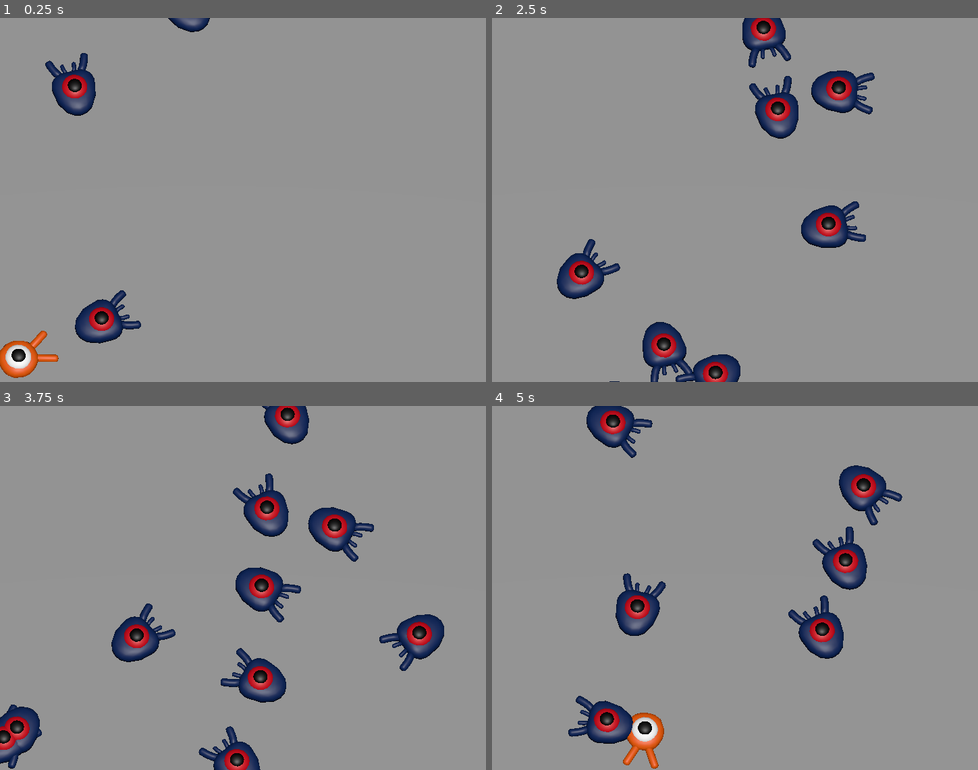
Above: before the commit, frames 1-4 (two rows, left to right).
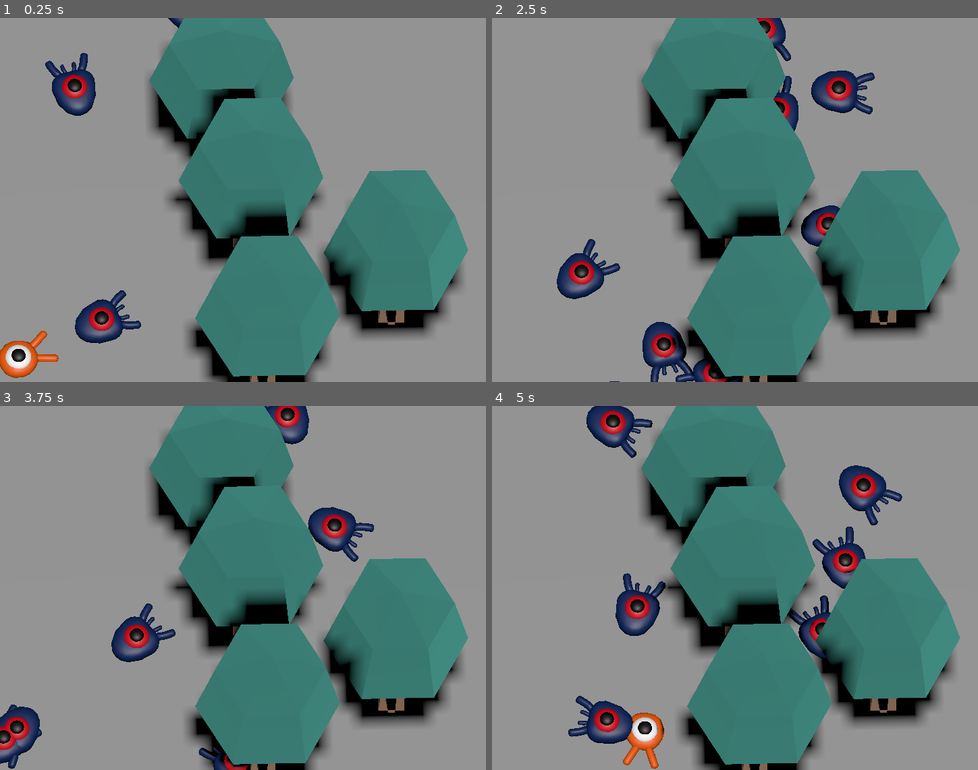
Above: after the commit, the same moments.

Repository: meowredstar/lou-et-jyothi
Game: Godot game, scene res://main.tscn
The game is run twice, just before and just after one commit, with the same random seed, the same clock (stepped at 60 frames per second) and the same inputs.
Inputs:
- Up to frame 1 (0.25 s): no input
- Up to frame 2 (2.5 s): no input
- Up to frame 3 (3.75 s): no input
- Up to frame 4 (5 s): no input

The runs differ from the first frame. In frame 1, 37% of the frame differs, in the area x 30-97%, y 0-100%; in frame 2, 37%; in frame 3, 37%; in frame 4, 37%, in the area x 28-97%, y 0-100%.

Commit message:
Ajout modèle arbre en feu et spawn aléatoire arbre sur le terrain

Diff:
--- a/wokeworld/fire.tscn
+++ b/wokeworld/fire_tree.tscn
@@ -1,6 +1,7 @@
 [gd_scene format=4 uid="uid://c1cthpb3yntve"]
 
 [ext_resource type="Texture2D" uid="uid://cklr51ohxmy2k" path="res://art/zer0nim/fire_Fire.png" id="1_2pqqt"]
+[ext_resource type="PackedScene" uid="uid://o4resmt5mpdy" path="res://tree.tscn" id="1_5ltu8"]
 
 [sub_resource type="StandardMaterial3D" id="StandardMaterial3D_lxrgy"]
 resource_name = "Fire"
@@ -403,9 +404,15 @@
 states/burn/position = Vector2(285, 74)
 transitions = ["Start", "burn", SubResource("AnimationNodeStateMachineTransition_5ltu8")]
 
-[node name="Fire" type="AnimatableBody3D" unique_id=773875022]
+[sub_resource type="BoxShape3D" id="BoxShape3D_5ltu8"]
+size = Vector3(0.2529297, 1.6877441, 0.2647705)
+
+[node name="Tree_fire" type="AnimatableBody3D" unique_id=773875022]
+
+[node name="Tree" parent="." unique_id=1785914561 instance=ExtResource("1_5ltu8")]
 
 [node name="fire" type="Node3D" parent="." unique_id=1854047331]
+transform = Transform3D(1, 0, 0, 0, 1, 0, 0, 0, 1, 0, 1.0168929, 0)
 
 [node name="Armature" type="Node3D" parent="fire" unique_id=992793979]
 
@@ -415,245 +422,245 @@
 bones/0/rest = Transform3D(-0.50069666, 0, 0.865623, 0, 1, 0, -0.865623, 0, -0.50069666, -0.07465663, -0.034400515, -0.00065605936)
 bones/0/enabled = true
 bones/0/position = Vector3(-0.07465663, -0.034400515, -0.00065605936)
-bones/0/rotation = Quaternion(0.0128821805, 0.8660818, 0.0129595045, 0.49956843)
+bones/0/rotation = Quaternion(0.027032945, 0.8655882, 0.02721994, 0.49928492)
 bones/0/scale = Vector3(1.0000001, 1, 1.0000001)
 bones/1/name = "Bone.028"
 bones/1/parent = 0
 bones/1/rest = Transform3D(1, 0, 0, 0, 1, 0, 0, 0, 1, -0.073216, -0.025026783, -0.20040092)
 bones/1/enabled = true
 bones/1/position = Vector3(-0.073216, -0.025026783, -0.20040092)
-bones/1/rotation = Quaternion(-0.0021375034, 6.302792e-08, 0.007880253, 0.9999667)
+bones/1/rotation = Quaternion(-0.01006713, 5.4190146e-09, 0.037113983, 0.99926037)
 bones/1/scale = Vector3(1, 1, 1)
 bones/2/name = "Bone.029"
 bones/2/parent = 1
 bones/2/rest = Transform3D(1, 0, 0, 0, 1, 0, 0, 0, 1, 0, 0.1845668, 0)
 bones/2/enabled = true
 bones/2/position = Vector3(0, 0.1845668, 0)
-bones/2/rotation = Quaternion(-0.0060811294, -2.5522106e-05, 0.022014638, 0.99973917)
+bones/2/rotation = Quaternion(0.025852244, -1.2723939e-06, -0.0953125, 0.99511164)
 bones/2/scale = Vector3(1, 1, 1)
 bones/3/name = "Bone.030"
 bones/3/parent = 2
 bones/3/rest = Transform3D(1, 0, 0, 0, 1, 0, 0, 0, 1, 0, 0.18023059, 0)
 bones/3/enabled = true
 bones/3/position = Vector3(0, 0.18023059, 0)
-bones/3/rotation = Quaternion(0.036989845, -4.822598e-05, -0.13475356, 0.99018854)
+bones/3/rotation = Quaternion(-0.046243686, -0.00018513235, 0.16926186, 0.9844857)
 bones/3/scale = Vector3(1, 1, 1)
 bones/4/name = "Bone.031"
 bones/4/parent = 3
 bones/4/rest = Transform3D(1, 0, 0, 0, 0.99999994, 0, 0, 0, 1, 0, 0.18242848, 0)
 bones/4/enabled = true
 bones/4/position = Vector3(0, 0.18242848, 0)
-bones/4/rotation = Quaternion(0.031239148, 7.585768e-05, -0.11345413, 0.99305207)
+bones/4/rotation = Quaternion(-0.012072094, 0.00046360816, 0.048347212, 0.9987576)
 bones/4/scale = Vector3(1, 0.99999994, 1)
 bones/5/name = "Bone.032"
 bones/5/parent = 4
 bones/5/rest = Transform3D(1, 0, 2.9802322e-08, 0, 1, 0, -2.9802322e-08, 0, 1, -1.8626451e-08, 0.18462634, -1.4901161e-08)
 bones/5/enabled = true
 bones/5/position = Vector3(-1.8626451e-08, 0.18462634, -1.4901161e-08)
-bones/5/rotation = Quaternion(-0.029752754, 0.00048954354, 0.11283643, 0.99316794)
+bones/5/rotation = Quaternion(0.023956448, -5.9866575e-06, -0.086724825, 0.99594426)
 bones/5/scale = Vector3(1, 1, 1)
 bones/6/name = "Bone.033"
 bones/6/parent = 5
 bones/6/rest = Transform3D(1, 0, 2.9802322e-08, 0, 1, 0, -2.9802322e-08, 0, 1, -1.8626451e-08, 0.15019208, -1.4901161e-08)
 bones/6/enabled = true
 bones/6/position = Vector3(-1.8626451e-08, 0.15019208, -1.4901161e-08)
-bones/6/rotation = Quaternion(-0.031763643, 0.00052113476, 0.118027925, 0.9925021)
+bones/6/rotation = Quaternion(0.016373718, -6.117824e-05, -0.060421668, 0.9980387)
 bones/6/scale = Vector3(1, 1, 1)
 bones/7/name = "Bone.034"
 bones/7/parent = 6
 bones/7/rest = Transform3D(1, 0, 2.9802322e-08, 0, 1, 0, -2.9802322e-08, 0, 1, -1.8626451e-08, 0.14469725, -1.4901161e-08)
 bones/7/enabled = true
 bones/7/position = Vector3(-1.8626451e-08, 0.14469725, -1.4901161e-08)
-bones/7/rotation = Quaternion(-0.050426066, 0.00015258102, 0.17837273, 0.98267007)
+bones/7/rotation = Quaternion(0.047025673, -0.001837072, -0.19880387, 0.9789088)
 bones/7/scale = Vector3(1, 1, 1)
 bones/8/name = "Bone.021"
 bones/8/parent = 0
 bones/8/rest = Transform3D(1, 0, 0, 0, 1, 0, 0, 0, 1, -0.29244894, -0.011836484, 0.053961158)
 bones/8/enabled = true
 bones/8/position = Vector3(-0.29244894, -0.011836484, 0.053961158)
-bones/8/rotation = Quaternion(0.0054609897, -3.400393e-08, 0.0014812442, 0.999984)
+bones/8/rotation = Quaternion(0.015481316, -7.490495e-09, 0.004199898, 0.99987143)
 bones/8/scale = Vector3(1, 1, 1)
 bones/9/name = "Bone.022"
 bones/9/parent = 8
 bones/9/rest = Transform3D(1, 0, 0, 0, 1, 0, 0, 0, 1, 7.450581e-09, 0.1845668, 0)
 bones/9/enabled = true
 bones/9/position = Vector3(7.450581e-09, 0.1845668, 0)
-bones/9/rotation = Quaternion(0.018197063, -3.7888243e-05, 0.005097907, 0.9998214)
+bones/9/rotation = Quaternion(-0.08533438, -5.325233e-06, -0.023203792, 0.9960821)
 bones/9/scale = Vector3(1, 1, 1)
 bones/10/name = "Bone.023"
 bones/10/parent = 9
 bones/10/rest = Transform3D(1, 0, 0, 0, 1, 0, 0, 0, 1, 7.450581e-09, 0.18023056, 0)
 bones/10/enabled = true
 bones/10/position = Vector3(7.450581e-09, 0.18023056, 0)
-bones/10/rotation = Quaternion(-0.089147285, 1.37476345e-05, -0.02425931, 0.995723)
+bones/10/rotation = Quaternion(0.2458564, -0.00028063025, 0.06749999, 0.96695316)
 bones/10/scale = Vector3(1, 1, 1)
 bones/11/name = "Bone.024"
 bones/11/parent = 10
 bones/11/rest = Transform3D(1, 0, 0, 0, 1, 0, 0, 0, 1, 7.450581e-09, 0.18242842, 0)
 bones/11/enabled = true
 bones/11/position = Vector3(7.450581e-09, 0.18242842, 0)
-bones/11/rotation = Quaternion(-0.13273565, 8.097535e-05, -0.036393605, 0.9904831)
+bones/11/rotation = Quaternion(0.021243975, 0.0004619022, 0.005838904, 0.9997572)
 bones/11/scale = Vector3(1, 1, 1)
 bones/12/name = "Bone.025"
 bones/12/parent = 11
 bones/12/rest = Transform3D(1, 0, 0, 0, 1, 0, 0, 0, 1, 7.450581e-09, 0.18462646, 0)
 bones/12/enabled = true
 bones/12/position = Vector3(7.450581e-09, 0.18462646, 0)
-bones/12/rotation = Quaternion(0.059820134, 0.00041998446, 0.015787203, 0.99808425)
+bones/12/rotation = Quaternion(-0.11295301, 0.00045300846, -0.030445328, 0.9931338)
 bones/12/scale = Vector3(1, 1, 1)
 bones/13/name = "Bone.026"
 bones/13/parent = 12
 bones/13/rest = Transform3D(1, 0, 2.3841858e-07, 0, 0.99999994, 0, -2.3841858e-07, 0, 1, 7.450581e-09, 0.15019214, 0)
 bones/13/enabled = true
 bones/13/position = Vector3(7.450581e-09, 0.15019214, 0)
-bones/13/rotation = Quaternion(0.16781221, 0.0005500993, 0.045491856, 0.9847687)
+bones/13/rotation = Quaternion(-0.13007459, 0.00037136942, -0.03615849, 0.99084467)
 bones/13/scale = Vector3(1, 0.99999994, 1)
 bones/14/name = "Bone.027"
 bones/14/parent = 13
 bones/14/rest = Transform3D(1, 0, -2.0861626e-07, 0, 1, 0, 2.0861626e-07, 0, 1, -1.4901161e-08, 0.14469719, 9.313226e-10)
 bones/14/enabled = true
 bones/14/position = Vector3(-1.4901161e-08, 0.14469719, 9.313226e-10)
-bones/14/rotation = Quaternion(0.12317975, 0.00041932103, 0.033320595, 0.99182475)
+bones/14/rotation = Quaternion(-0.12590572, -1.9147756e-06, -0.0366018, 0.99136686)
 bones/14/scale = Vector3(1, 1, 1)
 bones/15/name = "Bone.007"
 bones/15/parent = 0
 bones/15/rest = Transform3D(1, 0, 0, 0, 1, 0, 0, 0, 1, 0.22543731, -0.039718598, 0.019118443)
 bones/15/enabled = true
 bones/15/position = Vector3(0.22543731, -0.039718598, 0.019118443)
-bones/15/rotation = Quaternion(-0.0036360244, 4.7737564e-10, -0.0009860139, 0.9999929)
+bones/15/rotation = Quaternion(-0.027499361, 2.0968929e-09, -0.0074589965, 0.999594)
 bones/15/scale = Vector3(1, 1, 1)
 bones/16/name = "Bone.008"
 bones/16/parent = 15
 bones/16/rest = Transform3D(1, 0, 0, 0, 0.99999994, 0, 0, 0, 1, -7.450581e-09, 0.16617417, 0)
 bones/16/enabled = true
 bones/16/position = Vector3(-7.450581e-09, 0.16617417, 0)
-bones/16/rotation = Quaternion(-0.01930645, -5.694398e-06, -0.005264633, 0.9997997)
+bones/16/rotation = Quaternion(0.10529539, -3.0876395e-06, 0.028578786, 0.99403036)
 bones/16/scale = Vector3(1, 0.99999994, 1)
 bones/17/name = "Bone.009"
 bones/17/parent = 16
 bones/17/rest = Transform3D(1, 0, 2.9802322e-08, 0, 1, 0, -2.9802322e-08, 0, 1, 7.450581e-09, 0.16227008, -3.7252903e-09)
 bones/17/enabled = true
 bones/17/position = Vector3(7.450581e-09, 0.16227008, -3.7252903e-09)
-bones/17/rotation = Quaternion(0.07650313, -3.1722393e-05, 0.020774314, 0.996853)
+bones/17/rotation = Quaternion(-0.15272835, -0.0003047445, -0.04225446, 0.9873644)
 bones/17/scale = Vector3(1, 1, 1)
 bones/18/name = "Bone.010"
 bones/18/parent = 17
 bones/18/rest = Transform3D(1, 0, 2.9802322e-08, 0, 1, 0, -2.9802322e-08, 0, 1, 7.450581e-09, 0.16424897, -3.7252903e-09)
 bones/18/enabled = true
 bones/18/position = Vector3(7.450581e-09, 0.16424897, -3.7252903e-09)
-bones/18/rotation = Quaternion(0.08389204, 3.986896e-05, 0.023254551, 0.9962035)
+bones/18/rotation = Quaternion(-0.04644426, 0.00019521036, -0.011158265, 0.9988586)
 bones/18/scale = Vector3(1, 1, 1)
 bones/19/name = "Bone.011"
 bones/19/parent = 18
 bones/19/rest = Transform3D(1, 0, 2.9802322e-08, 0, 1, 0, -2.9802322e-08, 0, 1, 7.450581e-09, 0.16622788, -3.7252903e-09)
 bones/19/enabled = true
 bones/19/position = Vector3(7.450581e-09, 0.16622788, -3.7252903e-09)
-bones/19/rotation = Quaternion(-0.033333223, 1.3489212e-05, -0.00907985, 0.99940306)
+bones/19/rotation = Quaternion(0.08459914, -5.271974e-05, 0.022506896, 0.99616086)
 bones/19/scale = Vector3(1, 1, 1)
 bones/20/name = "Bone.012"
 bones/20/parent = 19
 bones/20/rest = Transform3D(1, 0, 2.9802322e-08, 0, 1, 0, -2.9802322e-08, 0, 1, 7.450581e-09, 0.13522488, -3.7252903e-09)
 bones/20/enabled = true
 bones/20/position = Vector3(7.450581e-09, 0.13522488, -3.7252903e-09)
-bones/20/rotation = Quaternion(-0.101323955, 2.1533993e-05, -0.027466156, 0.99447435)
+bones/20/rotation = Quaternion(0.075746834, -0.000176076, 0.020351673, 0.99691945)
 bones/20/scale = Vector3(1, 1, 1)
 bones/21/name = "Bone.013"
 bones/21/parent = 20
 bones/21/rest = Transform3D(1, 0, 2.9802322e-08, 0, 1, 0, -2.9802322e-08, 0, 1, 7.450581e-09, 0.13027781, -3.7252903e-09)
 bones/21/enabled = true
 bones/21/position = Vector3(7.450581e-09, 0.13027781, -3.7252903e-09)
-bones/21/rotation = Quaternion(-0.1225356, -7.1026814e-05, -0.03334226, 0.99190396)
+bones/21/rotation = Quaternion(0.104283325, -0.0012422884, 0.030020755, 0.99409366)
 bones/21/scale = Vector3(1, 1, 1)
 bones/22/name = "Bone.014"
 bones/22/parent = 0
 bones/22/rest = Transform3D(1, 0, 0, 0, 1, 0, 0, 0, 1, 0.0052268356, -0.024380192, 0.25593114)
 bones/22/enabled = true
 bones/22/position = Vector3(0.0052268356, -0.024380192, 0.25593114)
-bones/22/rotation = Quaternion(0.0052308226, 0.31617987, -0.00023366766, 0.9486848)
+bones/22/rotation = Quaternion(0.050757807, 0.21083948, 0.0063398257, 0.97618145)
 bones/22/scale = Vector3(1, 1, 1)
 bones/23/name = "Bone.015"
 bones/23/parent = 22
 bones/23/rest = Transform3D(1, 0, 0, 0, 1, 0, 0, 0, 1, 0, 0.1845668, 0)
 bones/23/enabled = true
 bones/23/position = Vector3(0, 0.1845668, 0)
-bones/23/rotation = Quaternion(0.0048631984, -8.0059246e-05, 0.0022916542, 0.9999856)
+bones/23/rotation = Quaternion(-0.12531073, 0.0022455489, -0.043646734, 0.99115443)
 bones/23/scale = Vector3(1, 1, 1)
 bones/24/name = "Bone.016"
 bones/24/parent = 23
 bones/24/rest = Transform3D(1, 0, 0, 0, 1, 0, 0, 0, 1, 0, 0.18023059, 0)
 bones/24/enabled = true
 bones/24/position = Vector3(0, 0.18023059, 0)
-bones/24/rotation = Quaternion(-0.09171756, 0.0013242674, -0.032142915, 0.99526536)
+bones/24/rotation = Quaternion(0.27521586, -0.006463598, 0.10314445, 0.9558115)
 bones/24/scale = Vector3(1, 1, 1)
 bones/25/name = "Bone.017"
 bones/25/parent = 24
 bones/25/rest = Transform3D(1, 0, 0, 0, 1, 0, 0, 0, 1, 0, 0.18242848, 0)
 bones/25/enabled = true
 bones/25/position = Vector3(0, 0.18242848, 0)
-bones/25/rotation = Quaternion(-0.08832728, 0.0020551402, -0.03264995, 0.99555415)
+bones/25/rotation = Quaternion(0.0076687513, 0.0020136521, -0.003229869, 0.9999634)
 bones/25/scale = Vector3(1, 1, 1)
 bones/26/name = "Bone.018"
 bones/26/parent = 25
 bones/26/rest = Transform3D(1, 0, 0, 0, 1, 0, 0, 0, 1, 0, 0.18462634, 0)
 bones/26/enabled = true
 bones/26/position = Vector3(0, 0.18462634, 0)
-bones/26/rotation = Quaternion(0.008079896, -1.9573776e-05, 0.0015131391, 0.99996626)
+bones/26/rotation = Quaternion(-0.10876146, 0.0017534196, -0.039123982, 0.99329615)
 bones/26/scale = Vector3(1, 1, 1)
 bones/27/name = "Bone.019"
 bones/27/parent = 26
 bones/27/rest = Transform3D(1, 0, 2.3841858e-07, 0, 0.99999994, 0, -2.3841858e-07, 0, 1, 0, 0.15019208, 0)
 bones/27/enabled = true
 bones/27/position = Vector3(0, 0.15019208, 0)
-bones/27/rotation = Quaternion(0.15235773, -0.0019955353, 0.054030873, 0.9868454)
+bones/27/rotation = Quaternion(-0.11625294, 0.00086784235, -0.039569277, 0.9924308)
 bones/27/scale = Vector3(1, 0.99999994, 1)
 bones/28/name = "Bone.020"
 bones/28/parent = 27
 bones/28/rest = Transform3D(1, 0, -2.0861626e-07, 0, 1, 0, 2.0861626e-07, 0, 1, 1.1175871e-08, 0.14469725, -7.450581e-09)
 bones/28/enabled = true
 bones/28/position = Vector3(1.1175871e-08, 0.14469725, -7.450581e-09)
-bones/28/rotation = Quaternion(0.17849351, -0.001767981, 0.06377899, 0.98187023)
+bones/28/rotation = Quaternion(-0.20303772, 0.0014827633, -0.070926555, 0.97659767)
 bones/28/scale = Vector3(1, 1, 1)
 bones/29/name = "Bone.001"
 bones/29/parent = -1
 bones/29/rest = Transform3D(-0.50069666, 0, 0.865623, 0, 1, 0, -0.865623, 0, -0.50069666, -0.07465663, 0.15920874, -0.00065605936)
 bones/29/enabled = true
 bones/29/position = Vector3(-0.07465663, 0.15920874, -0.00065605936)
-bones/29/rotation = Quaternion(0.007972996, 0.86614025, 0.008317326, 0.49966836)
+bones/29/rotation = Quaternion(-0.093359776, 0.8585993, -0.093912356, 0.49524924)
 bones/29/scale = Vector3(1.0000001, 1, 1.0000001)
 bones/30/name = "Bone.002"
 bones/30/parent = 29
 bones/30/rest = Transform3D(1, 0, 0, 0, 1, 0, 0, 0, 1, 1.8626451e-09, 0.18906057, -2.0081643e-09)
 bones/30/enabled = true
 bones/30/position = Vector3(1.8626451e-09, 0.18906057, -2.0081643e-09)
-bones/30/rotation = Quaternion(0.027045224, 3.6663092e-05, -0.100072704, 0.9946126)
+bones/30/rotation = Quaternion(-0.067749895, -0.0009263373, 0.242735, 0.96772355)
 bones/30/scale = Vector3(1, 1, 1)
 bones/31/name = "Bone.003"
 bones/31/parent = 30
 bones/31/rest = Transform3D(1, 0, 0, 0, 1, 0, 0, 0, 1, 1.8626451e-09, 0.1913661, -2.0081643e-09)
 bones/31/enabled = true
 bones/31/position = Vector3(1.8626451e-09, 0.1913661, -2.0081643e-09)
-bones/31/rotation = Quaternion(0.03903161, 0.00044768723, -0.1408861, 0.989256)
+bones/31/rotation = Quaternion(-0.0088902265, 0.0012732302, 0.040961523, 0.99912035)
 bones/31/scale = Vector3(1, 1, 1)
 bones/32/name = "Bone.004"
 bones/32/parent = 31
 bones/32/rest = Transform3D(1, 0, 0, 0, 1, 0, 0, 0, 1, 1.8626451e-09, 0.19367176, -2.0081643e-09)
 bones/32/enabled = true
 bones/32/position = Vector3(1.8626451e-09, 0.19367176, -2.0081643e-09)
-bones/32/rotation = Quaternion(-0.009923162, 0.00028836925, 0.037192374, 0.9992588)
+bones/32/rotation = Quaternion(0.029855886, 0.0005927385, -0.11219085, 0.993238)
 bones/32/scale = Vector3(1, 1, 1)
 bones/33/name = "Bone.005"
 bones/33/parent = 32
 bones/33/rest = Transform3D(1, 0, 0, 0, 1, 0, 0, 0, 1, 1.8626451e-09, 0.15755045, -2.0081643e-09)
 bones/33/enabled = true
 bones/33/position = Vector3(1.8626451e-09, 0.15755045, -2.0081643e-09)
-bones/33/rotation = Quaternion(-0.037607677, 0.00049446156, 0.14313713, 0.988988)
+bones/33/rotation = Quaternion(0.019864375, -7.1313196e-05, -0.07154396, 0.9972396)
 bones/33/scale = Vector3(1, 1, 1)
 bones/34/name = "Bone.006"
 bones/34/parent = 33
 bones/34/rest = Transform3D(1, 0, 0, 0, 1, 0, 0, 0, 1, 1.8626451e-09, 0.15178633, -2.0081643e-09)
 bones/34/enabled = true
 bones/34/position = Vector3(1.8626451e-09, 0.15178633, -2.0081643e-09)
-bones/34/rotation = Quaternion(-0.05075857, 0.00027896362, 0.18444505, 0.9815312)
+bones/34/rotation = Quaternion(0.054783292, -0.002238022, -0.20177013, 0.9778971)
 bones/34/scale = Vector3(1, 1, 1)
 
 [node name="flame" type="MeshInstance3D" parent="fire/Armature/Skeleton3D" unique_id=878428256]
@@ -671,3 +678,7 @@
 root_node = NodePath("../fire")
 tree_root = SubResource("AnimationNodeStateMachine_x6ecg")
 anim_player = NodePath("../fire/AnimationPlayer")
+
+[node name="CollisionShape3D" type="CollisionShape3D" parent="." unique_id=1237663275]
+transform = Transform3D(1, 0, 0, 0, 1, 0, 0, 0, 1, 0.022949219, 0.7869873, -0.008483887)
+shape = SubResource("BoxShape3D_5ltu8")
--- a/wokeworld/main.gd
+++ b/wokeworld/main.gd
@@ -2,8 +2,10 @@
 
 @export var player_scene: PackedScene
 @export var mob_scene: PackedScene
+@export var tree_scene: PackedScene
 @export var nb_mob: int = 100
 @export var nb_player: int = 100
+@export var nb_tree: int = 10
 
 func _ready() -> void:
 	var centre = $Ground/CollisionShape3D.position
@@ -30,6 +32,15 @@
 		mob.initialize(spawn_location, centre, width)
 		add_child(mob)
 
+	for i in range(nb_tree):
+		var tree = tree_scene.instantiate()
+		add_child(tree)
+		tree.set_global_position(Vector3(
+		randf_range(centre.x-width.x,centre.x+width.x),
+		0,
+		randf_range(centre.z-width.z,centre.z+width.z)
+		))
+
 #func _on_mob_timer_timeout() -> void:
 	## Create a new instance of the Mob scene.
 	#var mob = mob_scene.instantiate()
--- a/wokeworld/main.tscn
+++ b/wokeworld/main.tscn
@@ -3,6 +3,7 @@
 [ext_resource type="Script" uid="uid://cfb7xo35cn5fo" path="res://main.gd" id="1_0xm2m"]
 [ext_resource type="PackedScene" uid="uid://ceuu150fmggvr" path="res://player.tscn" id="1_ig7tw"]
 [ext_resource type="PackedScene" uid="uid://defdm2qdva75q" path="res://mob.tscn" id="2_h2yge"]
+[ext_resource type="PackedScene" uid="uid://o4resmt5mpdy" path="res://tree.tscn" id="4_1bvp3"]
 
 [sub_resource type="BoxShape3D" id="BoxShape3D_7dm0k"]
 size = Vector3(60, 2, 60)
@@ -28,6 +29,7 @@
 script = ExtResource("1_0xm2m")
 player_scene = ExtResource("1_ig7tw")
 mob_scene = ExtResource("2_h2yge")
+tree_scene = ExtResource("4_1bvp3")
 nb_mob = 12
 nb_player = 2
 
@@ -77,7 +79,7 @@
 debug_custom_color = Color(1, 0, 0, 1)
 
 [node name="SpawnLocation" type="PathFollow3D" parent="SpawnPath" unique_id=829987434]
-transform = Transform3D(0.00025673216, 0, -0.99999636, 0, 1, 0, 0.99999636, 0, 0.00025673216, -13.011819, 0, -14.012717)
+transform = Transform3D(0.00025673202, 0, -0.99999577, 0, 1, 0, 0.99999577, 0, 0.00025673202, -13.011819, 0, -14.012717)
 
 [node name="MobTimer" type="Timer" parent="." unique_id=1426009796]
 wait_time = 0.5
--- a/wokeworld/tree.tscn
+++ b/wokeworld/tree.tscn
@@ -3,12 +3,13 @@
 [ext_resource type="PackedScene" uid="uid://dlphvpyvfcn06" path="res://art/kenney/tree_default.glb" id="1_brfkd"]
 
 [sub_resource type="BoxShape3D" id="BoxShape3D_nnvrw"]
-size = Vector3(0.2529297, 1.6877441, 0.2647705)
+size = Vector3(0.14575195, 0.9702759, 0.14065552)
 
 [node name="Tree" type="StaticBody3D" unique_id=1785914561]
 
 [node name="tree" parent="." unique_id=449280584 instance=ExtResource("1_brfkd")]
+transform = Transform3D(10, 0, 0, 0, 10, 0, 0, 0, 10, 0, 0, 0)
 
 [node name="CollisionShape3D" type="CollisionShape3D" parent="." unique_id=1712768320]
-transform = Transform3D(1, 0, 0, 0, 1, 0, 0, 0, 1, 0.022949219, 0.7869873, -0.008483887)
+transform = Transform3D(10, 0, 0, 0, 10, 0, 0, 0, 10, 0.029052734, 4.3743286, 0.016082764)
 shape = SubResource("BoxShape3D_nnvrw")
--- a/wokeworld/tree_dark.tscn
+++ b/wokeworld/tree_dark.tscn
@@ -3,12 +3,13 @@
 [ext_resource type="PackedScene" uid="uid://c1k2ti3puw5nh" path="res://art/kenney/tree_default_dark.glb" id="1_ul43r"]
 
 [sub_resource type="BoxShape3D" id="BoxShape3D_ei27h"]
-size = Vector3(0.2529297, 1.6877441, 0.2647705)
+size = Vector3(0.95895386, 4.2424316, 0.89341736)
 
 [node name="TreeDark" type="StaticBody3D" unique_id=1960458145]
 
 [node name="tree_dark" parent="." unique_id=1811715163 instance=ExtResource("1_ul43r")]
+transform = Transform3D(5.372043, 0, 0, 0, 2.6516914, 0, 0, 0, 4.586445, 0, 0, 0)
 
 [node name="CollisionShape3D" type="CollisionShape3D" parent="." unique_id=1155076283]
-transform = Transform3D(1, 0, 0, 0, 1, 0, 0, 0, 1, 0.022949219, 0.7869873, -0.008483887)
+transform = Transform3D(1, 0, 0, 0, 1, 0, 0, 0, 1, -0.0061798096, 2.064331, 0.031013489)
 shape = SubResource("BoxShape3D_ei27h")
